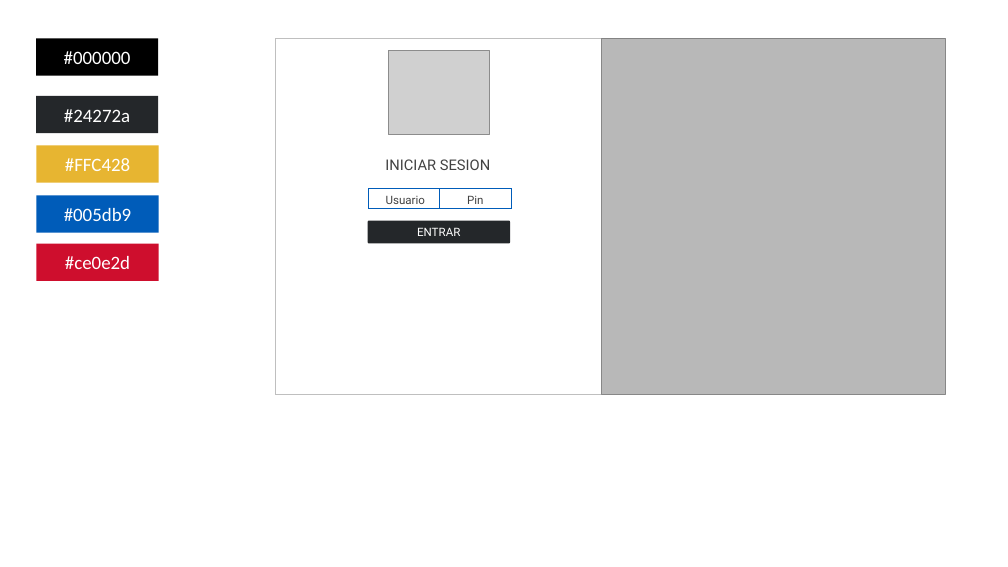
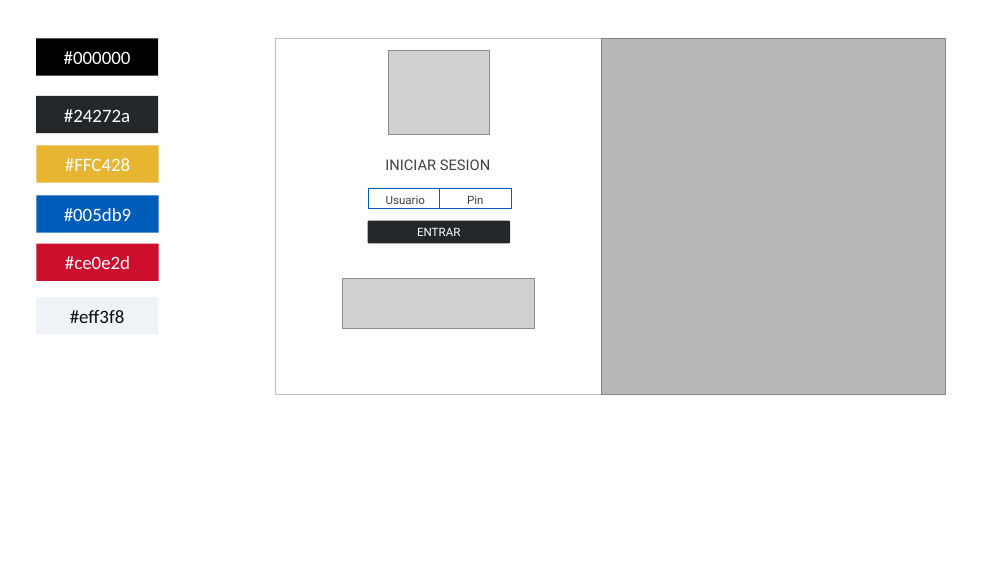
Before and after one commit to ITT-2153/GymSystem, a slide deck: slide 1 of UI.pptx. Drawn at 1008x567 pixels with LibreOffice and Linux fonts; fonts in the diff are those of the drawing; grey boxes stand for pictures. Boxes give left, top, right and bottom in pixels: in the first picture for what was removed or moved away, otherwise in the second. Text is boxed around its words. In the diff, an @@ line names an element or a change of style, - is before the commit and + after.

```diff
--- a/UI.pptx
+++ b/UI.pptx
@@ rectangle added at [36, 297, 159, 334], fill #EFF3F8, 18 pt, text #0D0D0D @@
+#eff3f8
@@ picture added at [343, 279, 535, 328] @@
```
Also in this commit, not shown: 7 other files.
